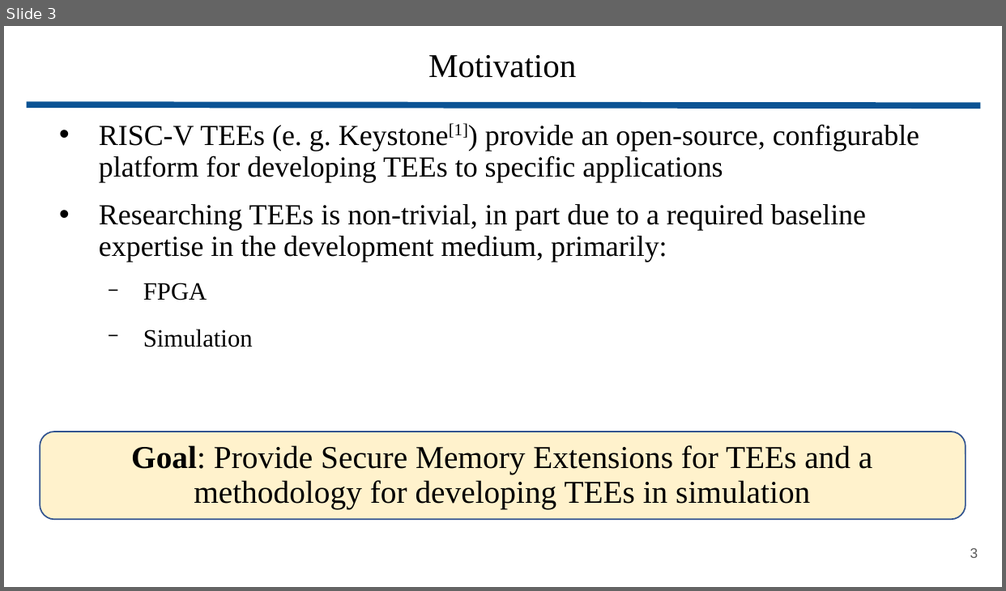
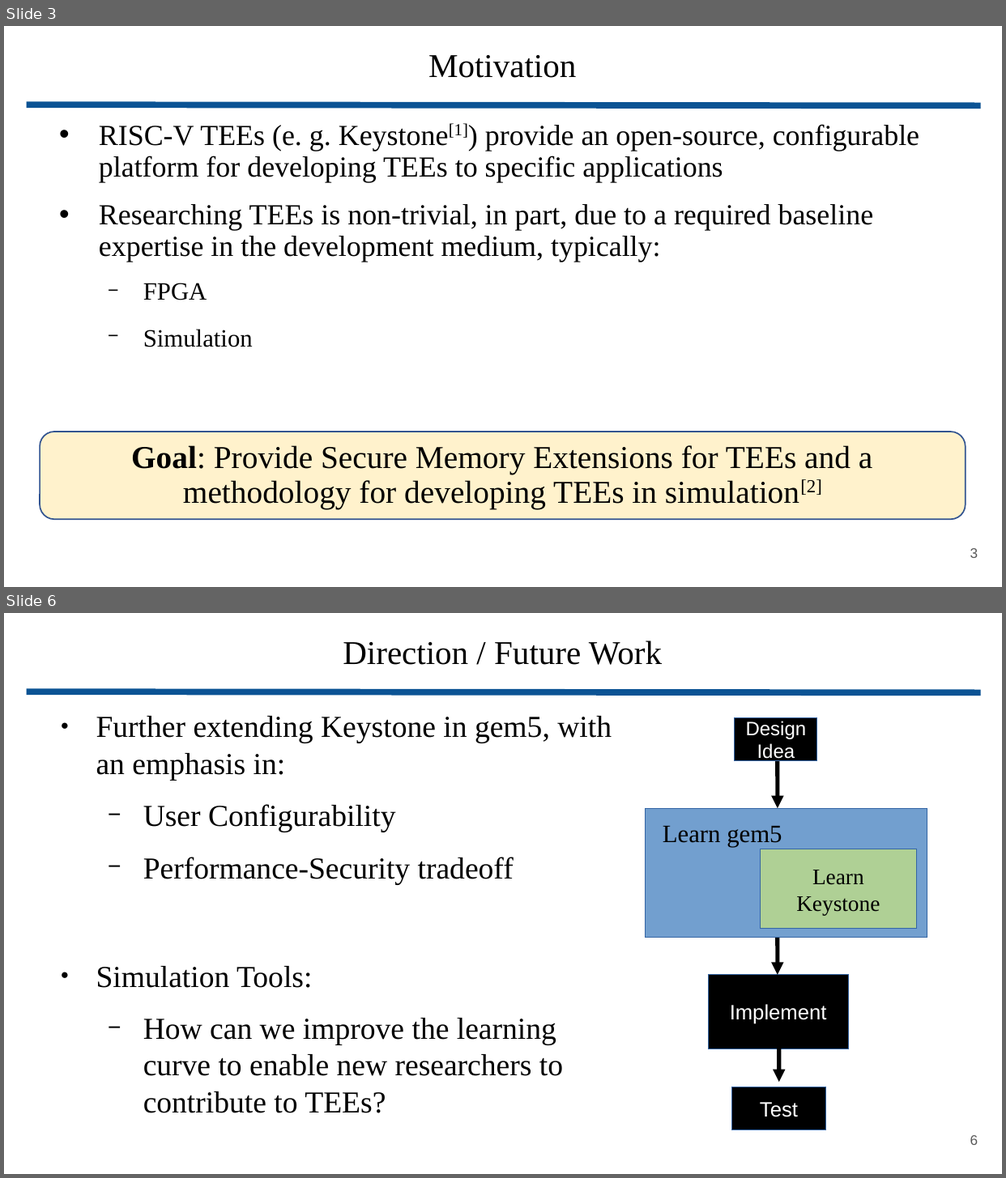
Before and after one commit to wbuz24/grad-research, a slide deck: presentations/YARCH25_lightning.pptx. Shown one above the other, each under a label of ours: slide 3 before the commit, slides 3 and 6 after it; the slides between them are not shown. The pictures are 1006x591 and 1006x1178 pixels, drawn with LibreOffice and Linux fonts; fonts in the diff are those of the drawing. Boxes give left, top, right and bottom in pixels: in the first picture for what was removed or moved away, otherwise in the second. Text is boxed around its words. In the diff, an @@ line names an element or a change of style, - is before the commit and + after.

```diff
--- a/presentations/YARCH25_lightning.pptx
+++ b/presentations/YARCH25_lightning.pptx
@@ slide 6 added at (4,613,1002,1174), background #FFFFFF @@
@@ title added at (343,641,662,665), 24 pt, text #000000 @@
+Direction / Future Work
@@ line added from (26, 692) to (981, 693), #0B5394 4.51 pt @@
@@ text added at (96,716,612,1114), 22 pt, text #000000 @@
+● Further extending Keystone in gem5, with an emphasis in:
+  − User Configurability
+  − Performance-Security tradeoff
+● Simulation Tools:
+  − How can we improve the learning curve to enable new researchers to contribute to TEEs?
@@ rectangle added at (735,717,817,760), fill #000000, outline #3465A4 0 pt, 14 pt, text #FFFFFF @@
+Design Idea
@@ arrow added from (778, 760) to (778, 808), #000000 3 pt @@
@@ rectangle added at (646,808,927,937), fill #729FCF, outline #3465A4 0 pt @@
@@ text added at (663,826,782,847), 18 pt, text #000000 @@
+Learn gem5
@@ rectangle added at (760,850,916,928), fill #AFD095, outline #3465A4 0 pt, 16 pt, text #000000 @@
+Learn Keystone
@@ arrow added from (778, 933) to (778, 975), #000000 3 pt @@
@@ rectangle added at (708,975,848,1050), fill #000000, outline #3465A4 0 pt, 15 pt, text #FFFFFF @@
+Implement
@@ arrow added from (779, 1046) to (779, 1082), #000000 3 pt @@
@@ rectangle added at (731,1087,826,1130), fill #000000, outline #3465A4 0 pt, 15 pt, text #FFFFFF @@
+Test
@@ page number added at (970,1135,978,1145), 10 pt, text #595959 @@
+6
@@ slide 3 changed as well @@
@@ text at (99,204,874,262): text changed @@
-• Researching TEEs is non-trivial, in part due to a required baseline expertise in the development medium, primarily:
+• Researching TEEs is non-trivial, in part, due to a required baseline expertise in the development medium, typically:
@@ text at (131,446,872,510): text changed @@
-Goal: Provide Secure Memory Extensions for TEEs and a methodology for developing TEEs in simulation
+Goal: Provide Secure Memory Extensions for TEEs and a methodology for developing TEEs in simulation[2]
```
Also in this commit, not shown: 2 other slides changed, 3 other slides added, 2 slides removed, 1 other file.
